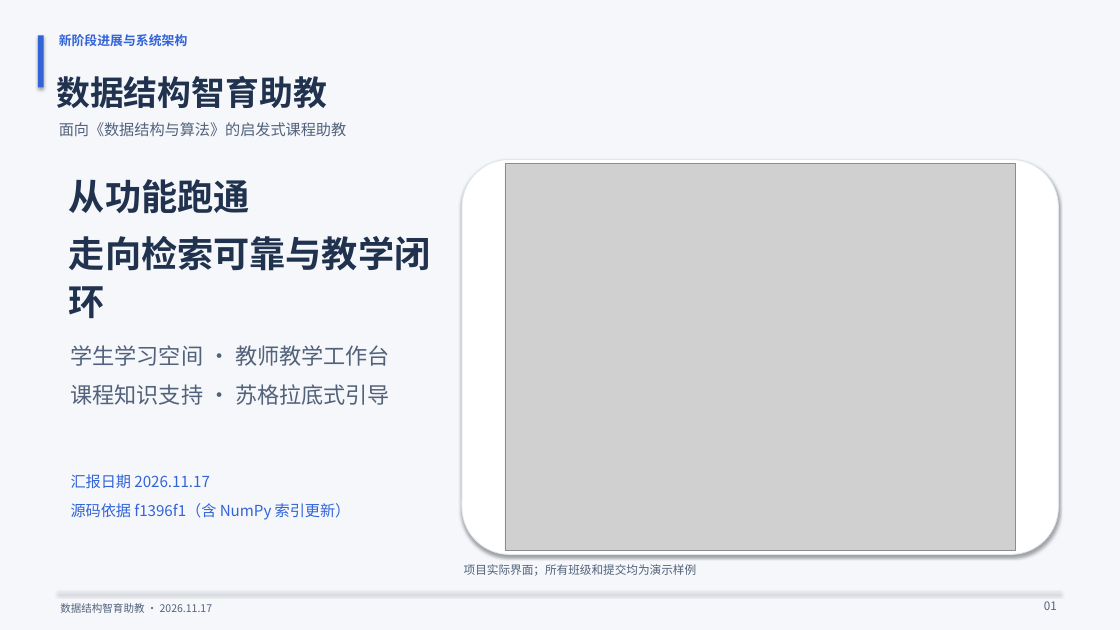
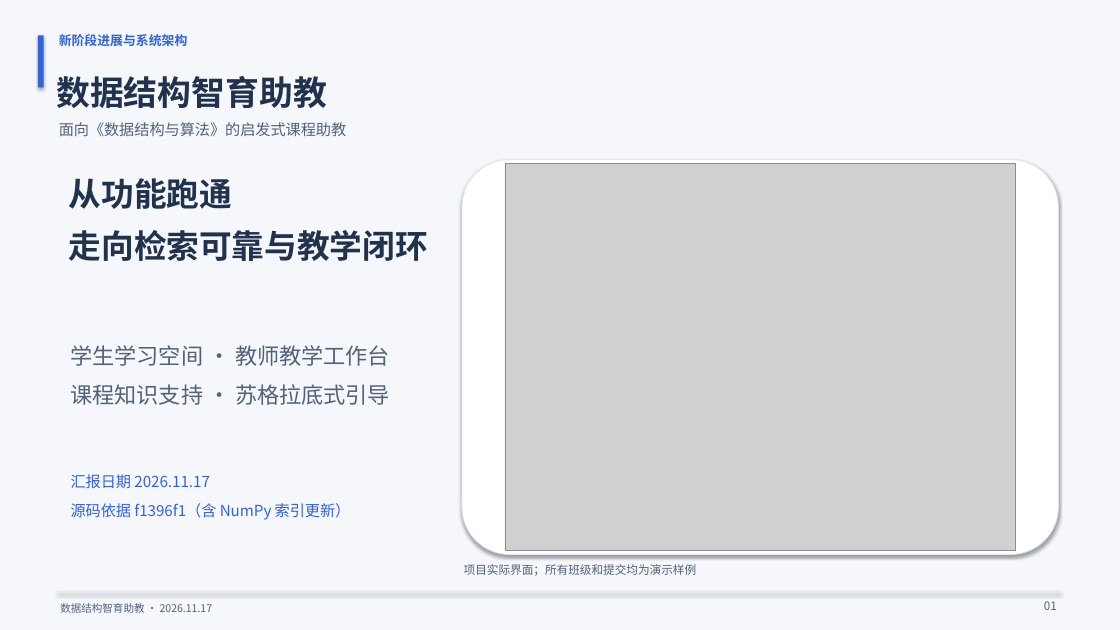
Before and after one commit to Liqingqing001/Heuristic-agent, a slide deck: slide 1 of docs/reports/2026-11-17/output/Zhiyu_Stage_Report_2026-11-17.pptx. Drawn at 1120x630 pixels with LibreOffice and Linux fonts; fonts in the diff are those of the drawing; grey boxes stand for pictures. Boxes give left, top, right and bottom in pixels: in the first picture for what was removed or moved away, otherwise in the second. Text is boxed around its words. In the diff, an @@ line names an element or a change of style, - is before the commit and + after.

```diff
--- a/docs/reports/2026-11-17/output/Zhiyu_Stage_Report_2026-11-17.pptx
+++ b/docs/reports/2026-11-17/output/Zhiyu_Stage_Report_2026-11-17.pptx
@@ text "从功能跑通" at <box>69,178,428,261</box>: size 31 to 28 pt @@
```
Also in this commit, not shown: 3 other slides changed, 28 other files.
